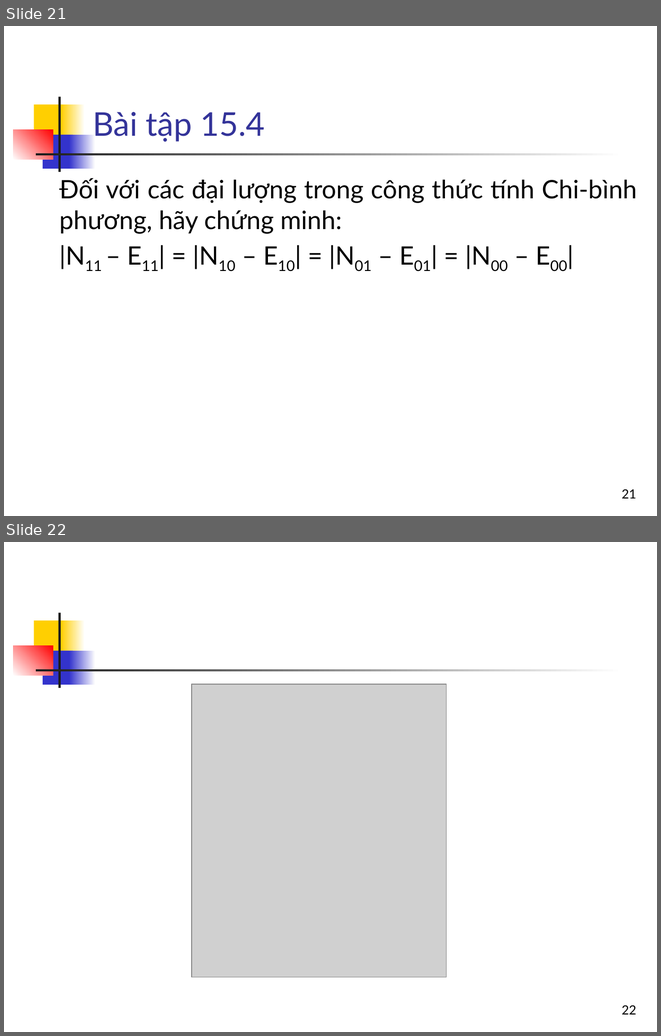
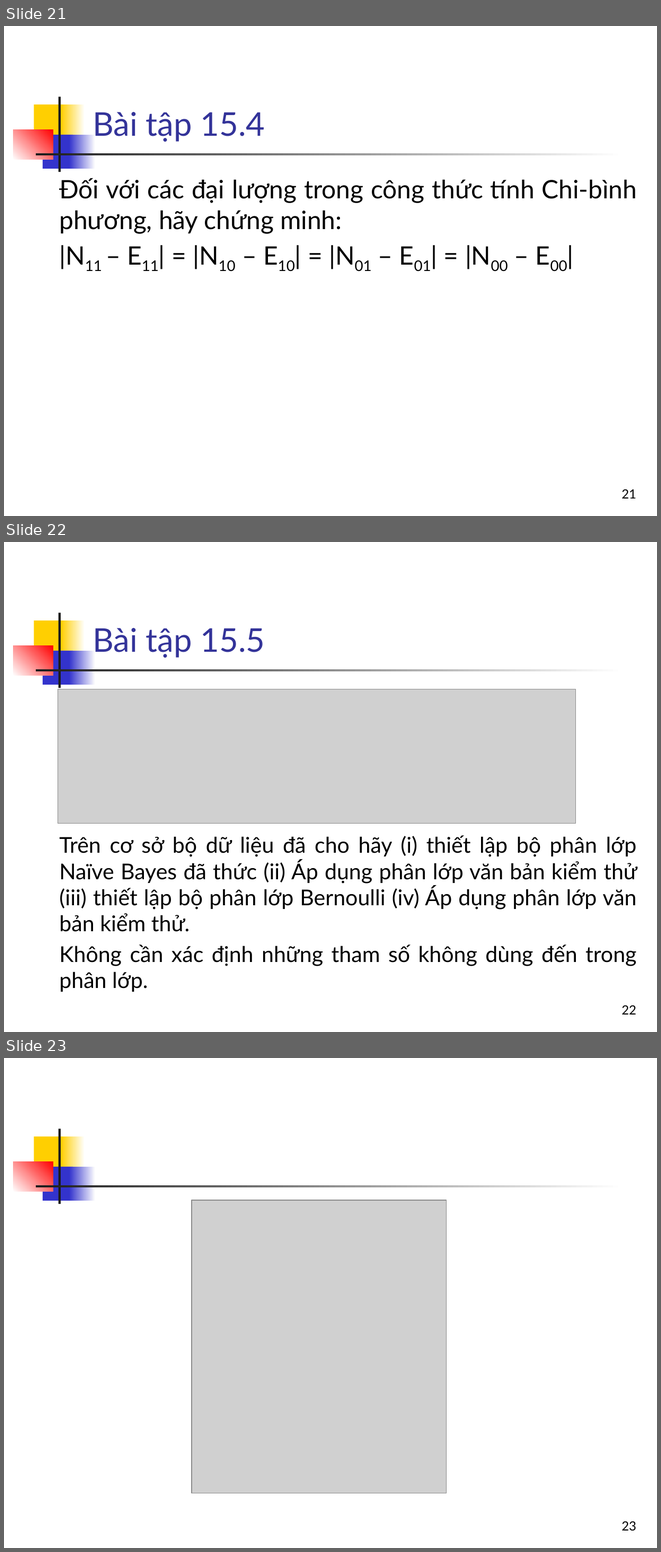
Before and after one commit to bangoc/IT4853, a slide deck: Bai 15 Phan lop van ban_p2.pptx. Shown one above the other, each under a label of ours: slides 21 and 22 before the commit, slides 21, 22 and 23 after it. The pictures are 661x1036 and 661x1552 pixels, drawn with LibreOffice and Linux fonts; fonts in the diff are those of the drawing; grey boxes stand for pictures. Boxes give left, top, right and bottom in pixels: in the first picture for what was removed or moved away, otherwise in the second. Text is boxed around its words. In the diff, an @@ line names an element or a change of style, - is before the commit and + after.

Commit message:
bx bài tập phân lớp

```diff
--- a/Bai 15 Phan lop van ban_p2.pptx
+++ b/Bai 15 Phan lop van ban_p2.pptx
@@ slide 22 added at bbox=[4, 542, 657, 1032], background #FFFFFF; not listed: 7 template elements that a slide beside it also shows @@
@@ title added at bbox=[93, 628, 265, 658], 36 pt, text #333399 @@
+Bài tập 15.5
@@ picture added at bbox=[58, 689, 576, 823] @@
@@ text added at bbox=[59, 835, 637, 991], 24 pt, text #000000 @@
+Trên cơ sở bộ dữ liệu đã cho hãy (i) thiết lập bộ phân lớp Naïve Bayes đã thức (ii) Áp dụng phân lớp văn bản kiểm thử (iii) thiết lập bộ phân lớp Bernoulli (iv) Áp dụng phân lớp văn bản kiểm thử.
+Không cần xác định những tham số không dùng đến trong phân lớp.
@@ page number added at bbox=[621, 1005, 636, 1014], 14 pt, text #000000 @@
+22
@@ what was slide 22 is now slide 23 @@
@@ page number at bbox=[621, 1521, 636, 1531]: text changed @@
-22
+23
```
